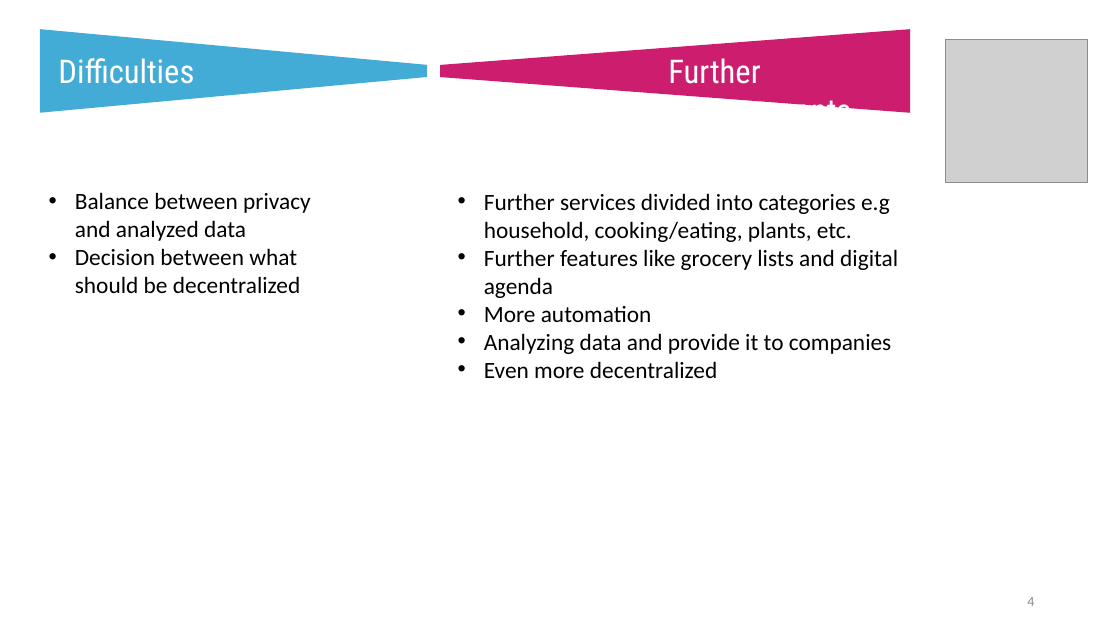
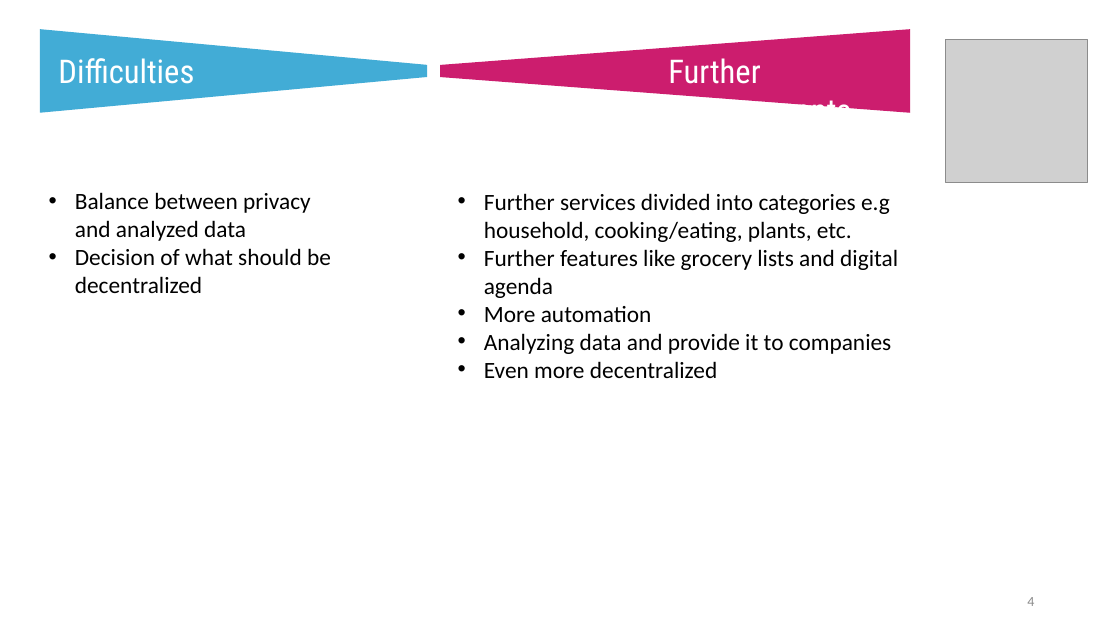
Before and after one commit to betherworld/INplusONE, a slide deck: slide 4 of KISS Challenge Presentation.pptx. Drawn at 1120x630 pixels with LibreOffice and Linux fonts; fonts in the diff are those of the drawing; grey boxes stand for pictures; background and template pictures are left out. Boxes give left, top, right and bottom in pixels: in the first picture for what was removed or moved away, otherwise in the second. Text is boxed around its words. In the diff, an @@ line names an element or a change of style, - is before the commit and + after.

Commit message:
Updated Presentation
Updated Presentation

```diff
--- a/KISS Challenge Presentation.pptx
+++ b/KISS Challenge Presentation.pptx
@@ text at [75, 248, 331, 293]: text changed @@
-• Decision between what should be decentralized
+• Decision of what should be decentralized
```
Also in this commit, not shown: 2 other slides changed, 1 other file.
